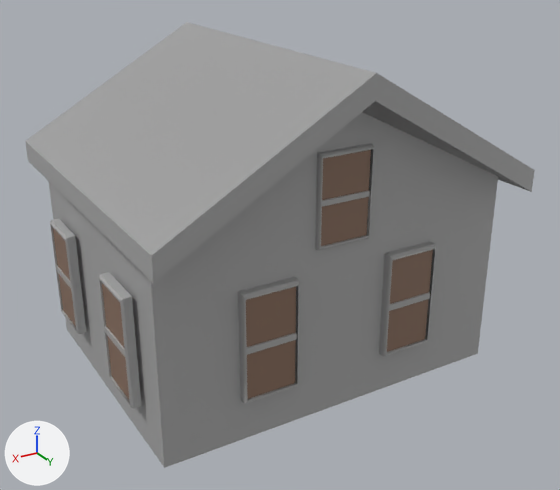
What one commit did to the FBX model SeniorProject2025/Assets/BetaBuildings/Farmhouse3.fbx.
Both versions are drawn from a camera (50 mm lens) standing at (0.576, 1.124, 0.688) and looking at (-0.009, 0.148, 0.2). Every picture has the same lights, and +X, +Y and +Z are marked at lower left. Where no turn or scale is listed for an object, it has been applied to the vertices.
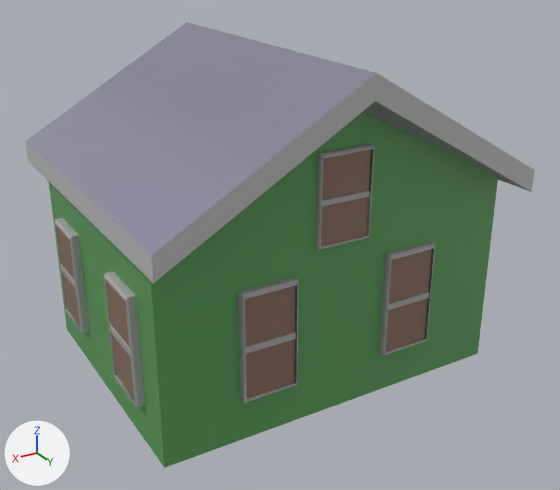
The change in detail:
Material 'lambert1' (mat_lambert1) is new.
Its base color is (0.5, 0.5, 0.5) (grey #bcbcbc).
Material 'lambert2' (mat_lambert2) is new.
Its base color is (0.104, 0.334, 0.0983) (green #5b9c58).
Material 'standardSurface17' (mat_standardsurface17) is new.
Its base color is (0.227, 0.241, 0.384) (blue #8387a7).
Its roughness is 0.2.
Its emission color is (0.312, 0.213, 0.0306) (yellow #987f31).
Its emission strength is 0.14.
me_mesh_006 has 24 vertices, 21 faces and spans x -0.299..0.299, y -0.269..0.269, z -0.002..0.5.
me_mesh_006 is used by ob_pcube140; location (-0.003, 0.114, 0.011).
me_mesh_006 part 1: all 6 faces centred in x -0.282..0.282, y -0.217..0.217, z 0.156..0.19 switch from mat_standardsurface1 (grey #aaaaaa) to mat_lambert2 (green #5b9c58).
me_mesh_006 part 2: 12 of the faces centred in x -0.299..0.299, y -0.269..0.269, z 0.305..0.398 switch from mat_standardsurface1 (grey #aaaaaa) to mat_lambert1 (grey #bcbcbc).
me_mesh_006 part 3: the 1 face centred in x 0.0, y 0.0, z 0.387 switches from mat_standardsurface1 (grey #aaaaaa) to mat_standardsurface17 (blue #8387a7).
me_mesh_006 now uses material mat_standardsurface17 (blue #8387a7).
Object 'polySurface426' (ob_polysurface426) moves from (-0.116, 0.335, 0.158) to (-0.116, 0.332, 0.158).
Object 'polySurface424' (ob_polysurface424) moves from (0.289, 0.233, 0.158) to (0.282, 0.233, 0.158).
Object 'polySurface425' (ob_polysurface425) moves from (0.121, 0.335, 0.158) to (0.121, 0.332, 0.158).
Object 'polySurface423' (ob_polysurface423) moves from (0.289, 0.0, 0.158) to (0.282, 0.0, 0.158).

Boxes (x1, y1, x2, y2) around the edits, measured in the pictures (560 x 490 px):
'polySurface425', moved
    before: (238, 277, 299, 404)
    after: (238, 277, 298, 403)
'polySurface426', moved
    before: (379, 241, 436, 357)
    after: (379, 241, 435, 356)
'polySurface424', moved
    before: (99, 272, 141, 409)
    after: (104, 271, 145, 407)
'polySurface423', moved
    before: (50, 218, 86, 334)
    after: (54, 218, 90, 333)
part 1 of me_mesh_006, recoloured (grey to green)
    both: (49, 112, 498, 468)
part 2 of me_mesh_006, recoloured
    both: (25, 73, 535, 284)
part 3 of me_mesh_006, recoloured
    both: (26, 22, 376, 256)
